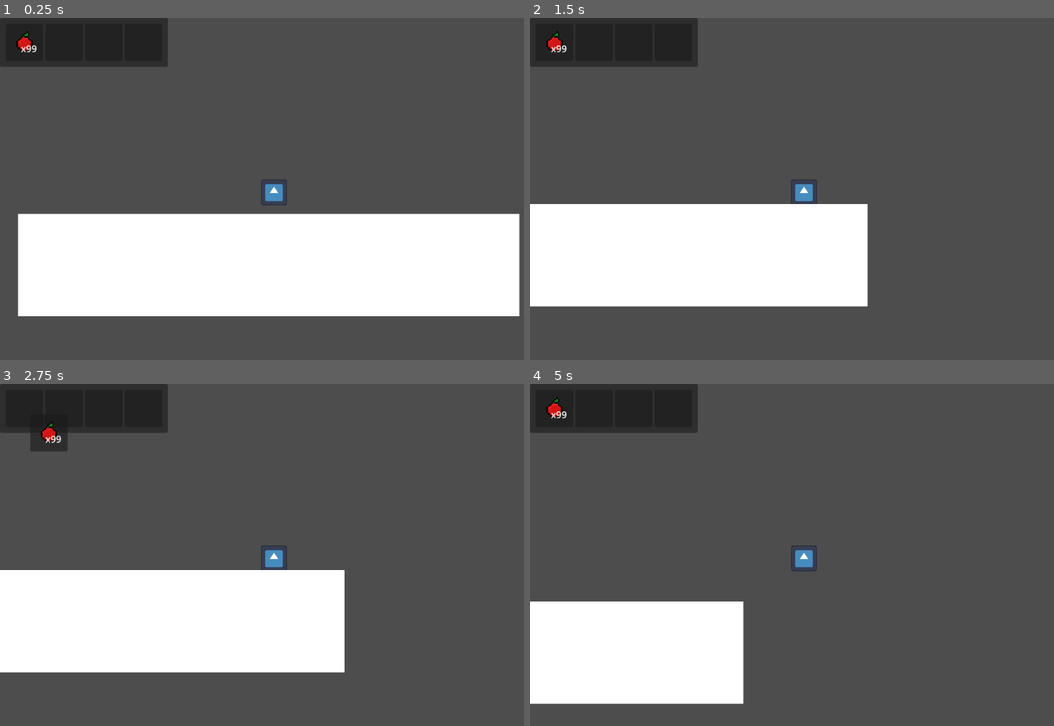
Above: before the commit, frames 1-4 (two rows, left to right).
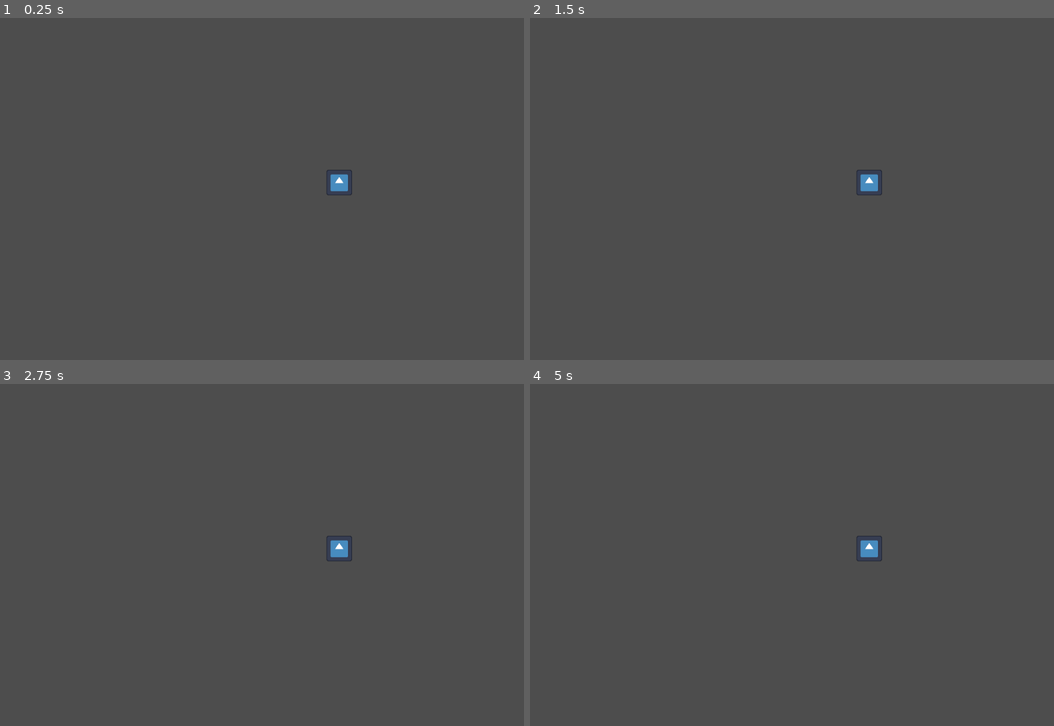
Above: after the commit, the same moments.

Repository: Atapa1908/gamejam-glitchgang
Game: Godot game, scene res://scenes/game.tscn
The game is run twice, just before and just after one commit, with the same random seed, the same clock (stepped at 60 frames per second) and the same inputs. The engine's default icon, where the game draws it, is replaced by a stand-in: a white triangle on a blue panel in a dark square.
Inputs (mouse positions are in pixels of both pictures, inside the frame that each line leads up to):
- Up to frame 1 (0.25 s): no input
- Up to frame 2 (1.5 s): move the mouse to (540, 28) at 0.52 s; hold D (right) from 0.53 s (still down); tap Space (jump) at 0.6, 0.77, 1.07 s; click (540, 28) at 0.67 s; move the mouse to (556, 41) at 1.27 s; tap F (dash) at 1.35 s; click (556, 41) at 1.42 s
- Up to frame 3 (2.75 s): tap Space (jump) at 1.52, 1.55, 1.82, 2.1 s; release D (right) at 2.03 s; hold A (left) from 2.03 s (still down); click (26, 407) at 2.17 s
- Up to frame 4 (5 s): release A (left) at 2.78 s; hold D (right) 2.78-4.28 s; tap F (dash) at 2.85, 4.35 s; click (556, 407) at 2.92 s; tap Space (jump) at 3.02, 3.05, 3.32, 3.6, 3.77, 4.07, 4.52, 4.55, 4.82 s; move the mouse to (592, 407) at 3.52 s; click (592, 407) at 3.67 s; move the mouse to (634, 407) at 4.27 s; hold A (left) from 4.28 s (still down); click (634, 407) at 4.42 s

The runs differ from the first frame. In frame 1, 34% of the frame differs, in the area x 0-100%, y 0-88%; in frame 2, 24%; in frame 3, 25%; in frame 4, 17%.

Commit message:
Added Double Jump Test
Sprite Double Jumps Still need to figure out how to make it double Jump when consumed fruit.

Diff:
--- /dev/null
+++ b/scenes/double jump test.tscn
@@ -0,0 +1,80 @@
+[gd_scene load_steps=6 format=3 uid="uid://bkxrgahrl0s4k"]
+
+[ext_resource type="Texture2D" uid="uid://cgoohn8gksabd" path="res://assets/Sprites/Attack_individual-1.png" id="1_6fvmn"]
+[ext_resource type="Texture2D" uid="uid://40nkdbjaa74y" path="res://assets/Grass_#I.png" id="2_whitl"]
+
+[sub_resource type="GDScript" id="GDScript_fxc2s"]
+script/source = "extends CharacterBody2D
+
+
+const SPEED = 300.0
+const JUMP_VELOCITY = -400.0
+
+# The Jump Count
+var jump_count = 0
+var max_jump = 2
+
+# Get the gravity from the project settings to be synced with RigidBody nodes.
+var gravity = ProjectSettings.get_setting(\"physics/2d/default_gravity\")
+
+
+func _physics_process(delta):
+	# Add the gravity.
+	if not is_on_floor():
+		velocity.y += gravity * delta
+
+	if is_on_floor():
+		jump_count = 0
+	# Handle jump.
+	if Input.is_action_just_pressed(\"ui_accept\") and jump_count < max_jump:
+		velocity.y = JUMP_VELOCITY
+		jump_count += 1
+
+
+	# Get the input direction and handle the movement/deceleration.
+	# As good practice, you should replace UI actions with custom gameplay actions.
+	var direction = Input.get_axis(\"ui_left\", \"ui_right\")
+	if direction:
+		velocity.x = direction * SPEED
+	else:
+		velocity.x = move_toward(velocity.x, 0, SPEED)
+
+	move_and_slide()
+"
+
+[sub_resource type="CapsuleShape2D" id="CapsuleShape2D_gxqk1"]
+radius = 14.0
+height = 52.0
+
+[sub_resource type="RectangleShape2D" id="RectangleShape2D_12b7f"]
+size = Vector2(804.5, 55.5)
+
+[node name="Node2D" type="Node2D"]
+position = Vector2(147, 142)
+
+[node name="CharacterBody2D" type="CharacterBody2D" parent="."]
+position = Vector2(137, 125)
+script = SubResource("GDScript_fxc2s")
+metadata/_edit_group_ = true
+
+[node name="AttackIndividual-1" type="Sprite2D" parent="CharacterBody2D"]
+position = Vector2(-57, 121)
+scale = Vector2(3.46875, 3.21875)
+texture = ExtResource("1_6fvmn")
+
+[node name="CollisionShape2D" type="CollisionShape2D" parent="CharacterBody2D"]
+position = Vector2(-59, 118)
+shape = SubResource("CapsuleShape2D_gxqk1")
+
+[node name="StaticBody2D" type="StaticBody2D" parent="."]
+position = Vector2(-112, 130)
+metadata/_edit_group_ = true
+
+[node name="Grass#i" type="Sprite2D" parent="StaticBody2D"]
+position = Vector2(368, 297)
+scale = Vector2(50.5, 2.75)
+texture = ExtResource("2_whitl")
+
+[node name="CollisionShape2D" type="CollisionShape2D" parent="StaticBody2D"]
+position = Vector2(365.75, 298)
+shape = SubResource("RectangleShape2D_12b7f")
--- a/scenes/game.tscn
+++ b/scenes/game.tscn
@@ -16,33 +16,44 @@
 packed_pickup = ExtResource("2_8wd3k")
 
 [node name="Player" parent="." instance=ExtResource("1_igeqn")]
-position = Vector2(1, -70)
+position = Vector2(261, 393)
 
 [node name="TempFloor" type="StaticBody2D" parent="."]
+visible = false
 
 [node name="CollisionShape2D" type="CollisionShape2D" parent="TempFloor"]
+visible = false
 shape = SubResource("WorldBoundaryShape2D_df4oq")
 
 [node name="MeshInstance2D" type="MeshInstance2D" parent="TempFloor"]
-position = Vector2(-7.99996, 88)
+visible = false
+position = Vector2(113, -210)
 scale = Vector2(860, 176)
 mesh = SubResource("BoxMesh_ia8re")
 
 [node name="Items" type="Node2D" parent="."]
+position = Vector2(-2, -4)
 
 [node name="CanvasLayer" type="CanvasLayer" parent="."]
+visible = false
 
 [node name="InventoryInterface" type="Control" parent="CanvasLayer"]
 unique_name_in_owner = true
 layout_mode = 3
 anchors_preset = 0
-offset_right = 40.0
-offset_bottom = 40.0
+offset_left = -16.0
+offset_top = -16.0
+offset_right = 24.0
+offset_bottom = 24.0
 script = ExtResource("4_8j2ra")
 
 [node name="PlayerInventory" parent="CanvasLayer/InventoryInterface" instance=ExtResource("5_5d1qk")]
 unique_name_in_owner = true
 layout_mode = 0
+offset_left = 115.0
+offset_top = -192.0
+offset_right = 135.0
+offset_bottom = -125.0
 
 [node name="GrabbedSlot" parent="CanvasLayer/InventoryInterface" instance=ExtResource("6_jrkui")]
 unique_name_in_owner = true
--- a/scenes/player.tscn
+++ b/scenes/player.tscn
@@ -19,18 +19,24 @@
 "speed": 5.0
 }]
 
-[sub_resource type="CircleShape2D" id="CircleShape2D_7ji53"]
-radius = 20.0
+[sub_resource type="RectangleShape2D" id="RectangleShape2D_qahl1"]
+size = Vector2(41, 44)
 
 [node name="Player" type="CharacterBody2D"]
+position = Vector2(72, 103)
 script = ExtResource("1_dcxy8")
 inventory_data = ExtResource("2_f8olv")
+metadata/_edit_group_ = true
 
 [node name="AnimatedSprite" type="AnimatedSprite2D" parent="."]
+position = Vector2(21, 21)
 scale = Vector2(0.35, 0.35)
 sprite_frames = SubResource("SpriteFrames_0of37")
 
 [node name="CollisionShape" type="CollisionShape2D" parent="."]
-shape = SubResource("CircleShape2D_7ji53")
+position = Vector2(21.5, 21)
+shape = SubResource("RectangleShape2D_qahl1")
 
 [node name="Camera" type="Camera2D" parent="."]
+visible = false
+position = Vector2(-91, 38)
Binary file removed: assets/Attack_w_6_sprites_W_Basket-1.png
Binary file removed: assets/Attack_w_6_sprites_W_Basket-2.png
Binary file removed: assets/Attack_w_6_sprites_W_Basket-3.png
Binary file removed: assets/Attack_w_6_sprites_W_Basket-4.png
Binary file removed: assets/Attack_w_6_sprites_W_Basket-5.png
Binary file removed: assets/Attack_w_6_sprites_W_Basket-6.png
Binary file removed: assets/Attack_w_6_sprites_W_Basket-7.png
Not shown, added: assets/Basket_#I.png.import
